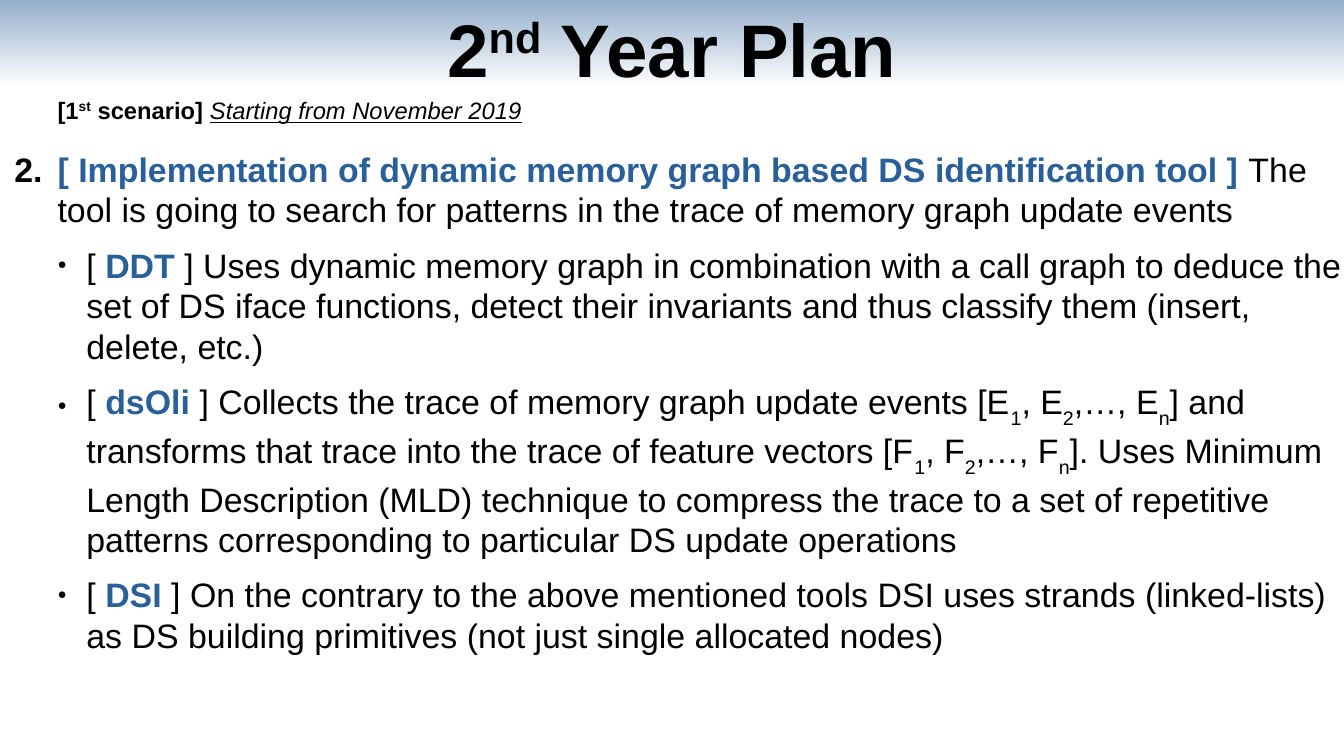
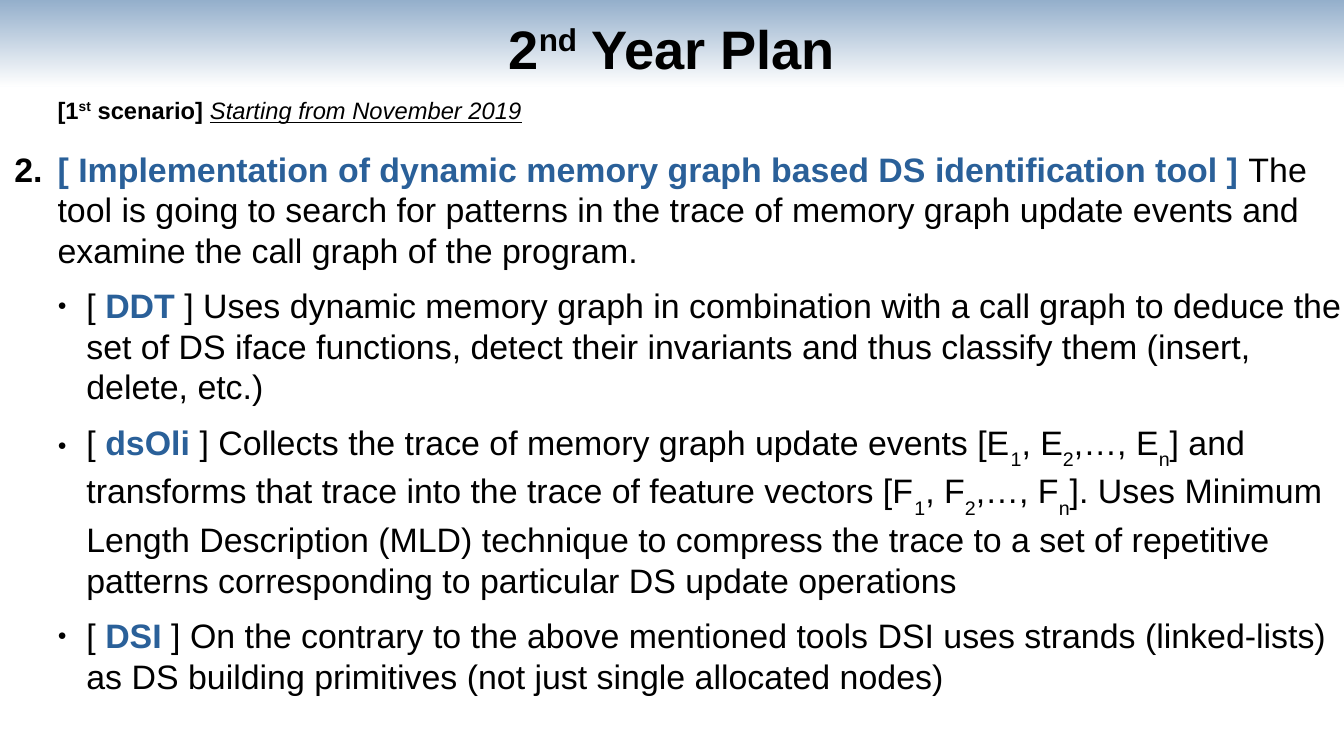
Before and after one commit to av-maramzin/DCP, a slide deck: slide 15 of doc/first_year_review/presentation.odp (slide 14 before the commit). Drawn at 1344x756 pixels with LibreOffice and Linux fonts; fonts in the diff are those of the drawing. Boxes give left, top, right and bottom in pixels: in the first picture for what was removed or moved away, otherwise in the second. Text is boxed around its words. In the diff, an @@ line names an element or a change of style, - is before the commit and + after.

Commit message:
[+] First Year Review Presentation

```diff
--- a/doc/first_year_review/presentation.odp
+++ b/doc/first_year_review/presentation.odp
@@ title "2nd Year Plan" at (591, 29, 835, 79): size 44 to 32 pt @@
@@ text at (58, 157, 1306, 270): text changed @@
-2. [ Implementation of dynamic memory graph based DS identification tool ] The tool is going to search for patterns in the trace of memory graph update events
+2. [ Implementation of dynamic memory graph based DS identification tool ] The tool is going to search for patterns in the trace of memory graph update events and examine the call graph of the program.
```
Also in this commit, not shown: 10 other slides changed, 5 slides added, 6 slides removed, 2 other files.
